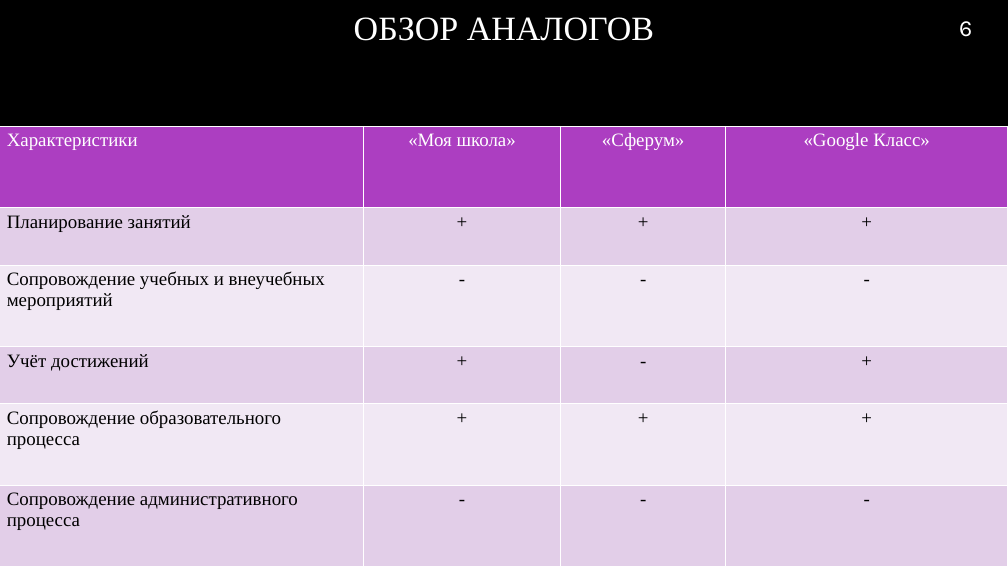
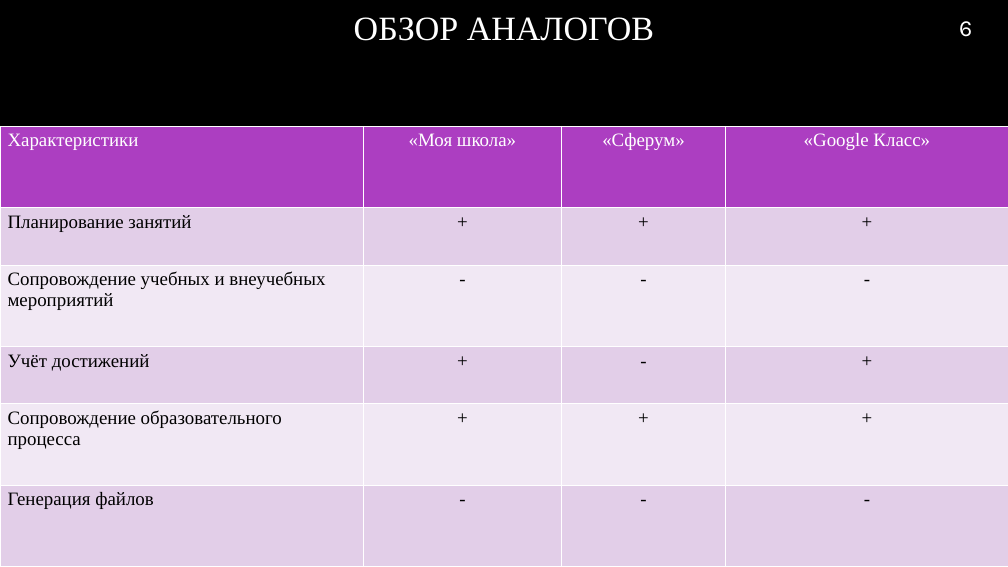
Before and after one commit to RAdKuzur/ASTU, a slide deck: slide 6 of Дипломная работа/Консультации Хоменко/Презентация.pptx. Drawn at 1008x567 pixels with LibreOffice and Linux fonts; fonts in the diff are those of the drawing; background and template pictures are left out. Boxes give left, top, right and bottom in pixels: in the first picture for what was removed or moved away, otherwise in the second. Text is boxed around its words. In the diff, an @@ line names an element or a change of style, - is before the commit and + after.

```diff
--- a/Дипломная работа/Консультации Хоменко/Презентация.pptx
+++ b/Дипломная работа/Консультации Хоменко/Презентация.pptx
@@ table at (x1=0, y1=126, x2=1008, y2=567) @@
-row 6, column 1: Сопровождение административного процесса
+row 6, column 1: Генерация файлов
```
Also in this commit, not shown: 1 other slide changed, 2 other files.
